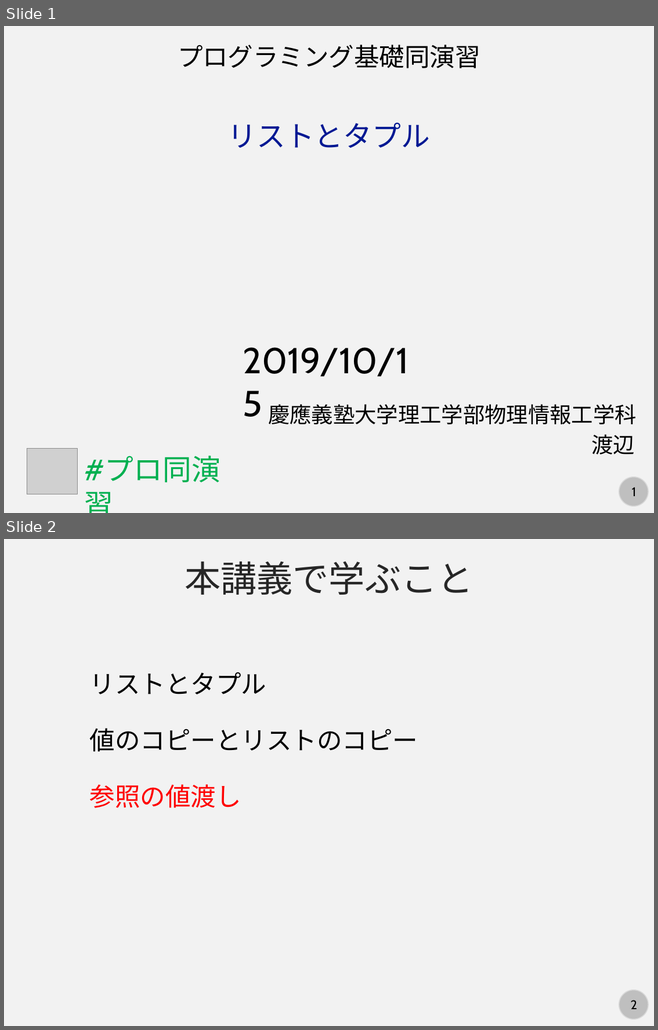
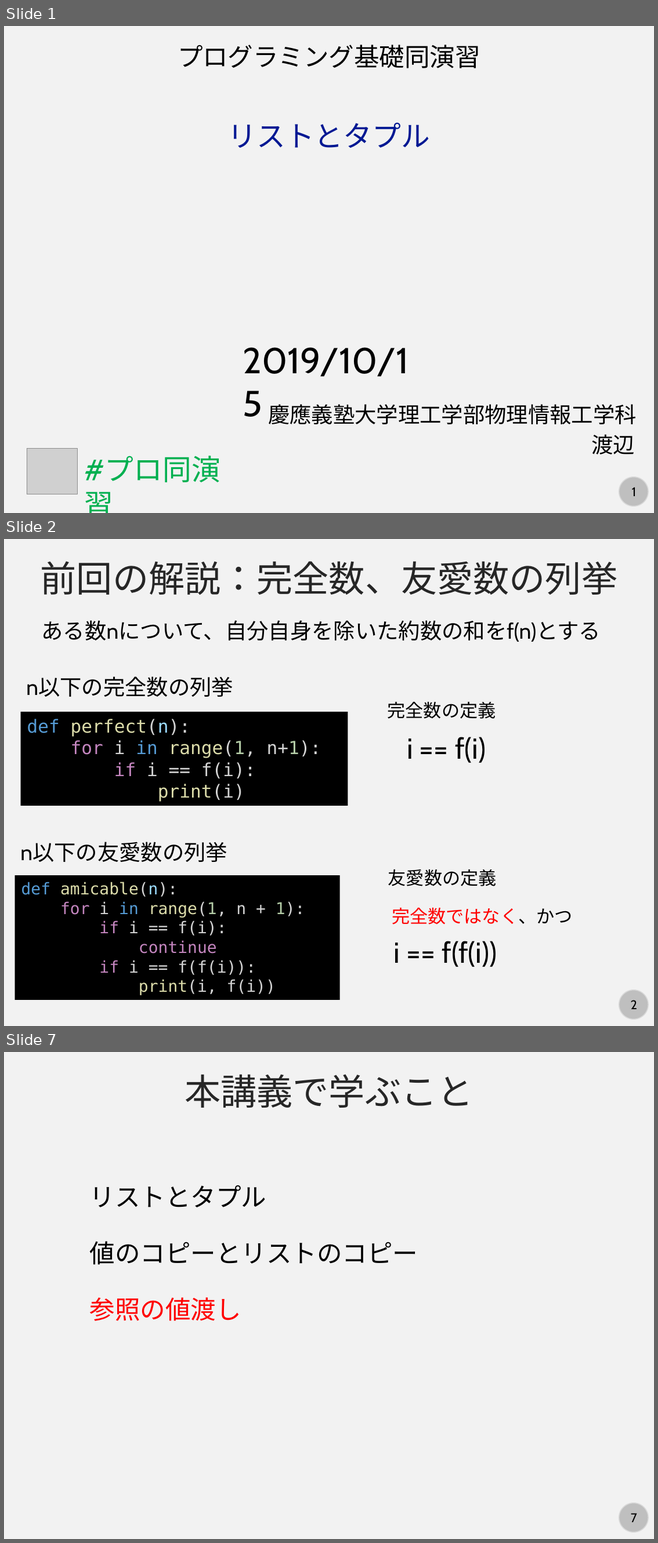
Before and after one commit to kaityo256/python_zero, a slide deck: list/fig/slide.pptx. Shown one above the other, each under a label of ours: slides 1 and 2 before the commit, slides 1, 2 and 7 after it; the slides between them are not shown. The pictures are 658x1030 and 658x1543 pixels, drawn with LibreOffice and Linux fonts; fonts in the diff are those of the drawing; grey boxes stand for pictures. Boxes give left, top, right and bottom in pixels: in the first picture for what was removed or moved away, otherwise in the second. Text is boxed around its words. In the diff, an @@ line names an element or a change of style, - is before the commit and + after.

```diff
--- a/list/fig/slide.pptx
+++ b/list/fig/slide.pptx
@@ slide 2 added at (x1=4, y1=539, x2=654, y2=1026), background #F2F2F2; not listed: 2 template elements that a slide beside it also shows @@
@@ text added at (x1=41, y1=561, x2=618, y2=595), 40 pt, text #262626 @@
+前回の解説：完全数、友愛数の列挙
@@ text added at (x1=42, y1=620, x2=601, y2=642), 24 pt, text #000000 @@
+ある数nについて、自分自身を除いた約数の和をf(n)とする
@@ text added at (x1=26, y1=676, x2=233, y2=697), 24 pt, text #000000 @@
+n以下の完全数の列挙
@@ rectangle added at (x1=21, y1=712, x2=347, y2=806), fill #000000, 20 pt, text #D4D4D4 @@
+def perfect(n):
+for i in range(1, n+1):
+if i == f(i):
+print(i)
@@ text added at (x1=387, y1=701, x2=496, y2=719), 20 pt, text #000000 @@
+完全数の定義
@@ text added at (x1=407, y1=737, x2=485, y2=763), 32 pt, text #000000 @@
+i == f(i)
@@ text added at (x1=20, y1=842, x2=227, y2=862), 24 pt, text #000000 @@
+n以下の友愛数の列挙
@@ text added at (x1=388, y1=869, x2=496, y2=886), 20 pt, text #000000 @@
+友愛数の定義
@@ rectangle added at (x1=15, y1=875, x2=340, y2=1000), fill #000000, 18 pt, text #D4D4D4 @@
+def amicable(n):
+for i in range(1, n + 1):
+if i == f(i):
+continue
+if i == f(f(i)):
+print(i, f(i))
@@ text added at (x1=391, y1=907, x2=572, y2=925), 20 pt, text #FF0000 @@
+完全数ではなく、かつ
@@ text added at (x1=394, y1=941, x2=497, y2=967), 32 pt, text #000000 @@
+i == f(f(i))
@@ what was slide 2 is now slide 7 @@
@@ page number at (x1=630, y1=1513, x2=637, y2=1522): text changed @@
-2
+7
```
Also in this commit, not shown: 6 slides changed, 7 other slides added.
